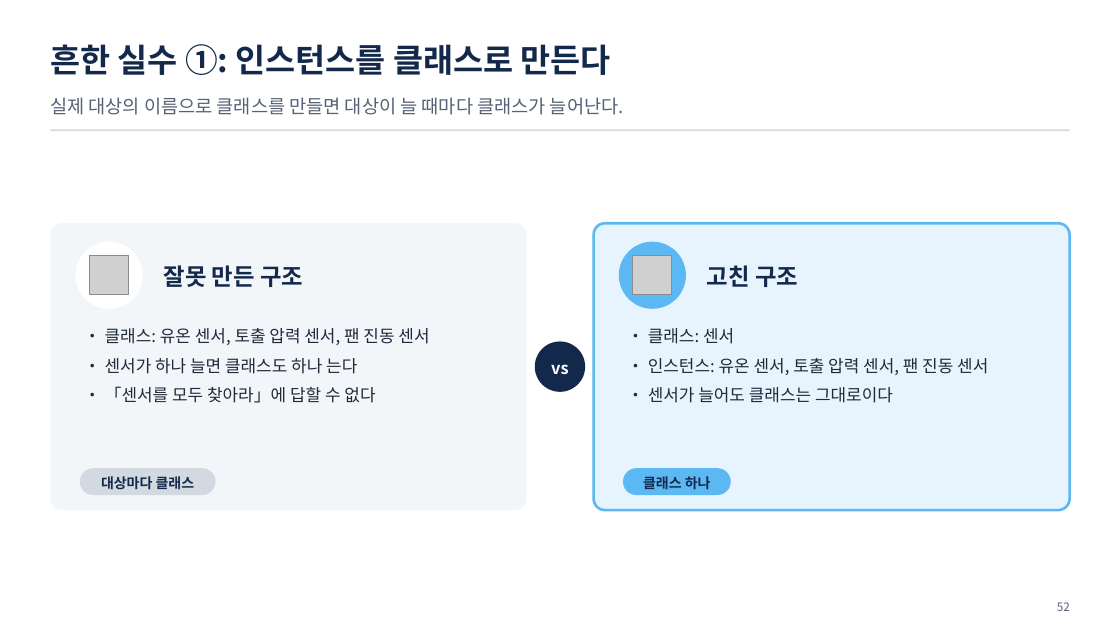
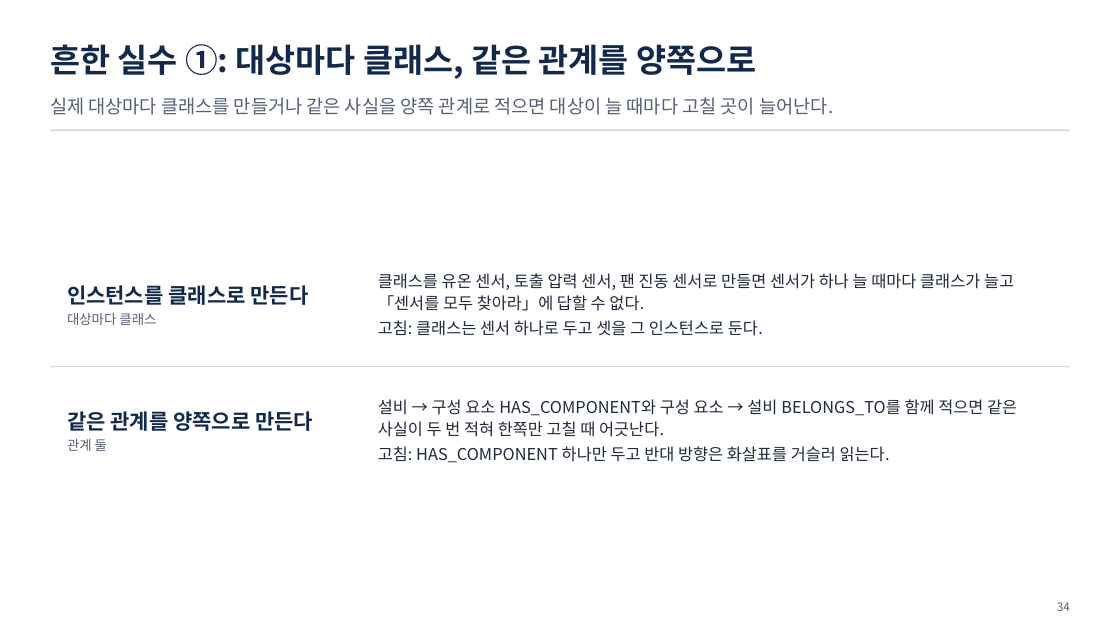
Before and after one commit to uengine-oss/hyd-iot-edu, a slide deck: slide 34 of docs/교재/통합반/02일차/통합반_02일차.pptx (slide 52 before the commit). Drawn at 1120x630 pixels with LibreOffice and Linux fonts; fonts in the diff are those of the drawing; grey boxes stand for pictures. Boxes give left, top, right and bottom in pixels: in the first picture for what was removed or moved away, otherwise in the second. Text is boxed around its words. In the diff, an @@ line names an element or a change of style, - is before the commit and + after.

```diff
--- a/docs/교재/통합반/02일차/통합반_02일차.pptx
+++ b/docs/교재/통합반/02일차/통합반_02일차.pptx
@@ text at box(50, 44, 756, 79): text changed @@
-흔한 실수 ①: 인스턴스를 클래스로 만든다
+흔한 실수 ①: 대상마다 클래스, 같은 관계를 양쪽으로
@@ text at box(50, 97, 833, 115): text changed @@
-실제 대상의 이름으로 클래스를 만들면 대상이 늘 때마다 클래스가 늘어난다.
+실제 대상마다 클래스를 만들거나 같은 사실을 양쪽 관계로 적으면 대상이 늘 때마다 고칠 곳이 늘어난다.
@@ rounded rectangle removed at box(50, 223, 527, 511) @@
@@ rounded rectangle removed at box(594, 223, 1070, 511) @@
@@ ellipse removed at box(76, 242, 143, 309) @@
@@ picture removed at box(90, 255, 129, 294) @@
@@ text "클래스를 유온 센서, 토출 압력 ..." at box(378, 273, 1014, 336): vertical alignment top to middle @@
@@ ellipse removed at box(619, 242, 686, 309) @@
@@ picture removed at box(633, 255, 671, 294) @@
@@ text removed at box(707, 265, 798, 287) @@
-고친 구조
@@ text added at box(67, 285, 308, 325), 18 pt, text #13294B, bold @@
+인스턴스를 클래스로 만든다
+대상마다 클래스
@@ text at box(378, 273, 1014, 336): text changed; size 14.5 to 14 pt @@
-• 클래스: 유온 센서, 토출 압력 센서, 팬 진동 센서
-• 센서가 하나 늘면 클래스도 하나 는다
-• 「센서를 모두 찾아라」에 답할 수 없다
+클래스를 유온 센서, 토출 압력 센서, 팬 진동 센서로 만들면 센서가 하나 늘 때마다 클래스가 늘고 「센서를 모두 찾아라」에 답할 수 없다.
+고침: 클래스는 센서 하나로 두고 셋을 그 인스턴스로 둔다.
@@ text removed at box(648, 328, 988, 403) @@
-• 클래스: 센서
-• 인스턴스: 유온 센서, 토출 압력 센서, 팬 진동 센서
-• 센서가 늘어도 클래스는 그대로이다
@@ ellipse removed at box(535, 342, 586, 392) @@
@@ rectangle added at box(50, 366, 1070, 367), fill #D3D9E1 @@
@@ text removed at box(551, 364, 568, 375) @@
-vs
@@ text at box(67, 411, 313, 451): text changed; size 20 to 18 pt @@
-잘못 만든 구조
+같은 관계를 양쪽으로 만든다
+관계 둘
@@ text added at box(378, 399, 1017, 463), 14 pt, text #1F2A3A @@
+설비 → 구성 요소 HAS_COMPONENT와 구성 요소 → 설비 BELONGS_TO를 함께 적으면 같은 사실이 두 번 적혀 한쪽만 고칠 때 어긋난다.
+고침: HAS_COMPONENT 하나만 두고 반대 방향은 화살표를 거슬러 읽는다.
@@ rounded rectangle removed at box(80, 468, 216, 495) @@
@@ text removed at box(101, 476, 195, 490) @@
-대상마다 클래스
@@ rounded rectangle removed at box(623, 468, 731, 495) @@
@@ text removed at box(643, 476, 711, 490) @@
-클래스 하나
@@ text at box(1057, 602, 1070, 611): text changed @@
-52
+34
```
Also in this commit, not shown: 89 other slides changed, 1 slide added, 38 slides removed, 12 other files.
